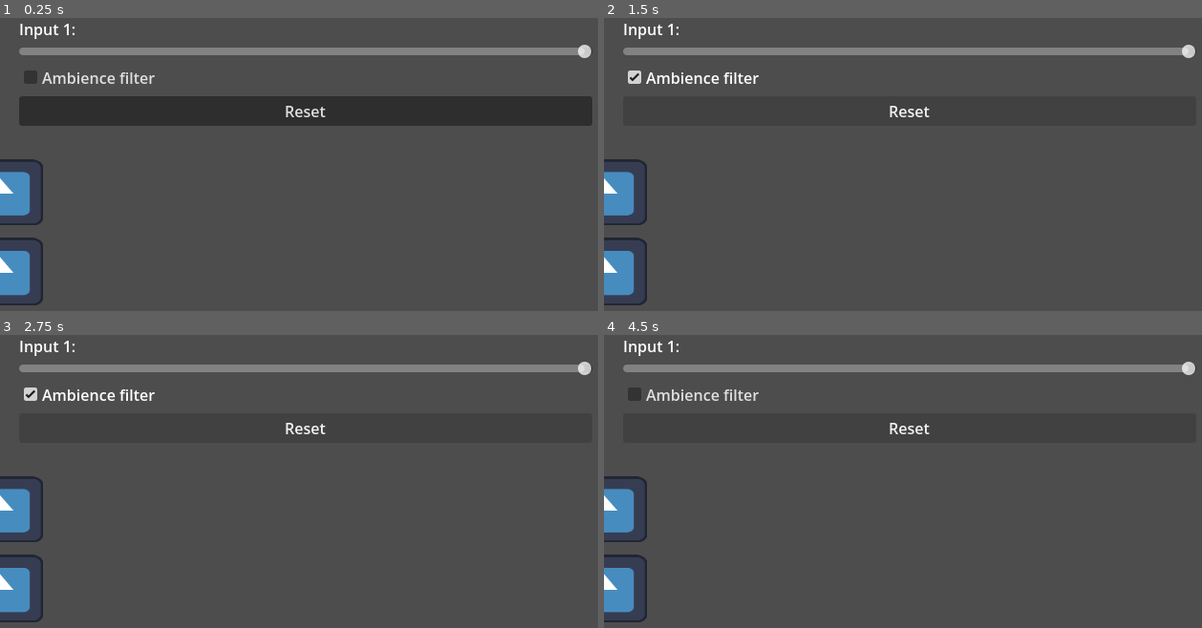
Above: before the commit, frames 1-4 (two rows, left to right).
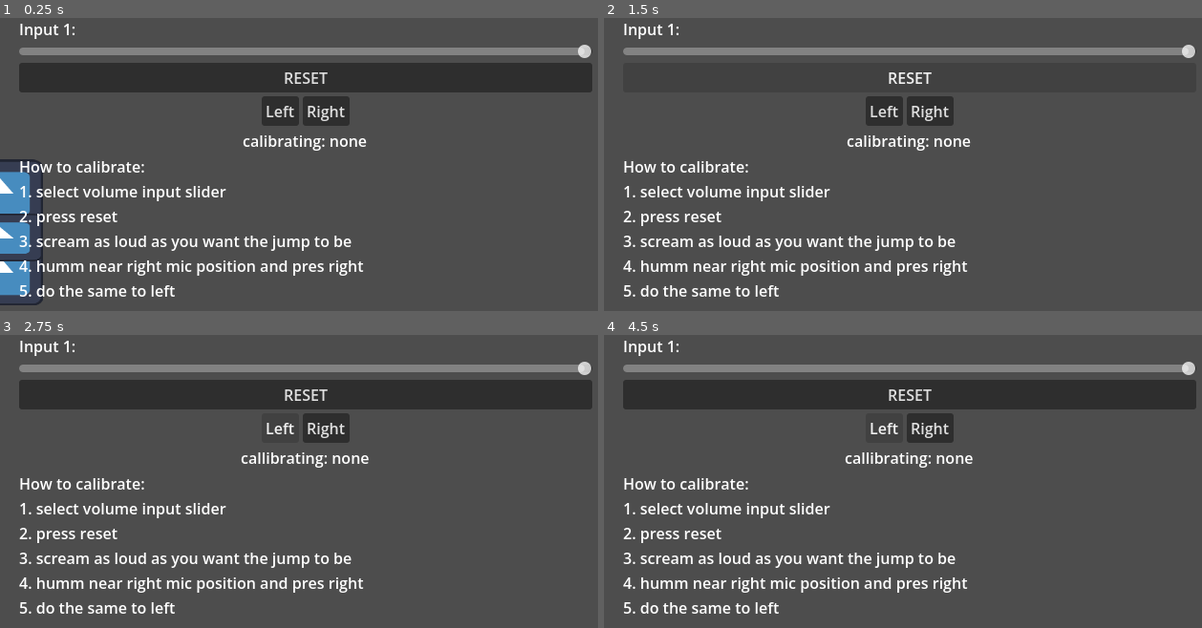
Above: after the commit, the same moments.

Repository: vivithequeen/campfire-flagship
Game: Godot game, scene res://noob/scenes/calibration.tscn
Two runs of this game, one before a commit and one after it. Both use one fixed random seed, a clock stepped at 60 frames per second and the inputs below. The engine's default icon, where the game draws it, is replaced by a stand-in: a white triangle on a blue panel in a dark square.
Inputs (mouse positions are in pixels of both pictures, inside the frame that each line leads up to):
- Up to frame 1 (0.25 s): no input
- Up to frame 2 (1.5 s): click (908, 76) at 0.5 s, where only the run before the commit has a clickable "Ambience filter"; click "Reset" (after the commit: "RESET") at 1.25 s
- Up to frame 3 (2.75 s): click (281, 428) at 2 s, where only the run after the commit has a clickable "Left"
- Up to frame 4 (4.5 s): click (932, 428) at 2.75 s, where only the run after the commit has a clickable "Right"; click (908, 393) at 3.5 s, where only the run before the commit has a clickable "Ambience filter"; click (885, 428) at 4.25 s, where only the run after the commit has a clickable "Left"

The runs differ from the first frame. In frame 1, 23% of the frame differs, in the area x 0-100%, y 15-96%; in frame 2, 6.6%; in frame 3, 16%; in frame 4, 16%.

Commit message:
Tracking a bit

Diff:
--- a/noob/global_scripts/volume_calibrations.gd
+++ b/noob/global_scripts/volume_calibrations.gd
@@ -1,6 +1,15 @@
 extends Node
 
 var mics = [0]
-var noise_gate = [0, 0]
 var max_vol = [1,1]
-var calibrating_ambience = false
+var reset = false
+var callib_mode = 0
+var left_volume = [0,0]
+var right_volume = [1,1]
+var decline_function = [0,0]
+
+func calcDecline():
+    decline_function = [
+        right_volume[0] - left_volume[0],
+        right_volume[1] - left_volume[1]
+    ]
--- a/noob/scenes/calibration.tscn
+++ b/noob/scenes/calibration.tscn
@@ -3,7 +3,7 @@
 [ext_resource type="Shader" uid="uid://gx4f1pvuvgc8" path="res://noob/shaders/bg_wave.gdshader" id="1_571k6"]
 [ext_resource type="Script" uid="uid://co4xytc8ruwd3" path="res://noob/scripts/calibration.gd" id="2_vc1oo"]
 [ext_resource type="PackedScene" uid="uid://cy726wc5q8mxn" path="res://noob/scenes/input.tscn" id="3_pi1i2"]
-[ext_resource type="Script" uid="uid://d02k141viprc" path="res://noob/scripts/ambience_filter.gd" id="3_vjscj"]
+[ext_resource type="Script" uid="uid://j3vg5osjr87a" path="res://noob/scripts/calibator_button.gd" id="3_vjscj"]
 
 [sub_resource type="ShaderMaterial" id="ShaderMaterial_vc1oo"]
 shader = ExtResource("1_571k6")
@@ -48,15 +48,47 @@
 max_value = 0.0
 script = ExtResource("2_vc1oo")
 
-[node name="CheckBox" type="CheckBox" parent="VBoxContainer" unique_id=1960612665]
+[node name="Button" type="Button" parent="VBoxContainer" unique_id=388869606 node_paths=PackedStringArray("labels")]
 layout_mode = 2
-text = "Ambience filter"
+text = "RESET"
 script = ExtResource("3_vjscj")
+reset = true
+labels = NodePath("../Label2")
 
-[node name="Button" type="Button" parent="VBoxContainer" unique_id=388869606]
+[node name="HBoxContainer" type="HBoxContainer" parent="VBoxContainer" unique_id=2040292018]
 layout_mode = 2
-text = "Reset
+alignment = 1
+
+[node name="Button2" type="Button" parent="VBoxContainer/HBoxContainer" unique_id=118275800 node_paths=PackedStringArray("labels")]
+layout_mode = 2
+text = "Left
 "
+script = ExtResource("3_vjscj")
+volume_calib = true
+left = true
+labels = NodePath("../../Label2")
+
+[node name="Button3" type="Button" parent="VBoxContainer/HBoxContainer" unique_id=1511463442 node_paths=PackedStringArray("labels")]
+layout_mode = 2
+text = "Right"
+script = ExtResource("3_vjscj")
+volume_calib = true
+labels = NodePath("../../Label2")
+
+[node name="Label2" type="Label" parent="VBoxContainer" unique_id=989031165]
+layout_mode = 2
+text = "calibrating: none"
+horizontal_alignment = 1
+
+[node name="Label3" type="Label" parent="VBoxContainer" unique_id=1734324685]
+z_index = 2
+layout_mode = 2
+text = "How to calibrate:
+1. select volume input slider
+2. press reset
+3. scream as loud as you want the jump to be
+4. humm near right mic position and pres right
+5. do the same to left"
 
 [node name="Input" parent="." unique_id=1991734150 instance=ExtResource("3_pi1i2")]
 setting_max = true
--- a/noob/scenes/input.tscn
+++ b/noob/scenes/input.tscn
@@ -5,10 +5,11 @@
 
 [sub_resource type="AudioStreamMicrophone" id="AudioStreamMicrophone_6qndr"]
 
-[node name="Input" type="Node" unique_id=1991734150 node_paths=PackedStringArray("visualiser", "visualiser_2")]
+[node name="Input" type="Node" unique_id=1991734150 node_paths=PackedStringArray("visualiser", "visualiser_2", "visualiser_3")]
 script = ExtResource("1_7kdoc")
 visualiser = NodePath("Sprite2D")
 visualiser_2 = NodePath("Sprite2D2")
+visualiser_3 = NodePath("Sprite2D3")
 
 [node name="Recorder_1" type="AudioStreamPlayer" parent="." unique_id=738993883]
 stream = SubResource("AudioStreamMicrophone_6qndr")
@@ -24,3 +25,8 @@
 position = Vector2(79.00001, 286)
 scale = Vector2(0.7109375, 0.5546875)
 texture = ExtResource("2_38vlx")
+
+[node name="Sprite2D3" type="Sprite2D" parent="." unique_id=1471940097]
+position = Vector2(26.000008, 250)
+scale = Vector2(0.7109375, 0.39062497)
+texture = ExtResource("2_38vlx")
--- a/noob/scripts/NB_input.gd
+++ b/noob/scripts/NB_input.gd
@@ -5,11 +5,12 @@
 
 var effect : AudioEffect
 var recording
-var timer:float = 0
+var timer: float = 0
 var max_vol: float= 1
 var max_vol_2: float= 1
 @export var visualiser: Sprite2D
 @export var visualiser_2: Sprite2D
+@export var visualiser_3: Sprite2D
 var audio_input_devices
 
 func _ready() -> void:
@@ -30,31 +31,33 @@
 		var avg: float = 0
 		var avg_2: float = 0
 		var indexer: int = 0
-
-		for i in temp_recording.data.slice(temp_recording.data.size() - 10000):
+		for i in temp_recording.data.slice(temp_recording.data.size() - 100000):
 			indexer = (indexer + 1) % 2
-			if Volume_calibrations.calibrating_ambience:
-				if indexer == 0:
-					if i > Volume_calibrations.noise_gate[0]:
-						Volume_calibrations.noise_gate[0] = i
-				else:
-					if i > Volume_calibrations.noise_gate[1]:
-						Volume_calibrations.noise_gate[1] = i
-
 			if indexer == 0:
-				if i < Volume_calibrations.noise_gate[0]: continue
 				avg += abs(i)
 			else:
-				if i < Volume_calibrations.noise_gate[1]: continue
 				avg_2 += abs(i)
 		if setting_max:
 			if avg > Volume_calibrations.max_vol[0]: Volume_calibrations.max_vol[0] = avg
 			if avg_2 > Volume_calibrations.max_vol[1]: Volume_calibrations.max_vol[1] = avg_2
-		visualiser.global_position.x = min(avg / Volume_calibrations.max_vol[0], 1) * 600
-		visualiser_2.global_position.x = min(avg_2 / Volume_calibrations.max_vol[1], 1) * 600
+		var temp_1 = min(avg / Volume_calibrations.max_vol[0], 1)
+		var temp_2 = min(avg_2 / Volume_calibrations.max_vol[1], 1)
+		visualiser.global_position.x = temp_1 * 600
+		visualiser_2.global_position.x = temp_2 * 600
+		var temp_3 = (temp_1 - Volume_calibrations.left_volume[0]) / Volume_calibrations.right_volume[0]
+		var temp_4 = (temp_2 - Volume_calibrations.left_volume[1]) / Volume_calibrations.right_volume[1]
+		visualiser_3.global_position.x = clamp(
+			temp_3 - temp_4
+			, 0, 1)* 600
+		if Volume_calibrations.callib_mode == -1:
+			Volume_calibrations.left_volume = [temp_1, temp_2]
+			Volume_calibrations.calcDecline()
+		elif Volume_calibrations.callib_mode == 1:
+			Volume_calibrations.right_volume = [temp_1, temp_2]
+			Volume_calibrations.calcDecline()
 
 		# print(avg, " ", max_vol, " ", avg_2, max_vol_2)
-	if timer > 1:
+	if timer > 10:
 		timer = 0
 		effect.set_recording_active(false)
 		effect.set_recording_active(true)
--- a/noob/scripts/ambience_filter.gd
+++ b/noob/scripts/ambience_filter.gd
@@ -6,4 +6,3 @@
 
 func ambienceModeTogle(p_value) -> void:
 	Volume_calibrations.calibrating_ambience = p_value
-	print(p_value)
--- /dev/null
+++ b/noob/scripts/calibator_button.gd
@@ -0,0 +1,23 @@
+extends Button
+
+@export var reset = false
+@export var volume_calib = false
+@export var left = false
+@export var labels : Label
+# Called when the node enters the scene tree for the first time.
+func _ready() -> void:
+	if volume_calib:
+		pressed.connect(calib_s)
+	if reset:
+		pressed.connect(resetium)
+
+func resetium():
+	Volume_calibrations.max_vol = [0,0]
+
+func calib_s():
+	if Volume_calibrations.callib_mode == 0:
+		Volume_calibrations.callib_mode = -1 if left else 1
+		labels.text = "callibrating: left" if left else "callibrating: right"
+		await get_tree().create_timer(0.01).timeout
+		labels.text = "callibrating: none"
+		Volume_calibrations.callib_mode = 0
Not shown, added: noob/scripts/calibator_button.gd.uid
